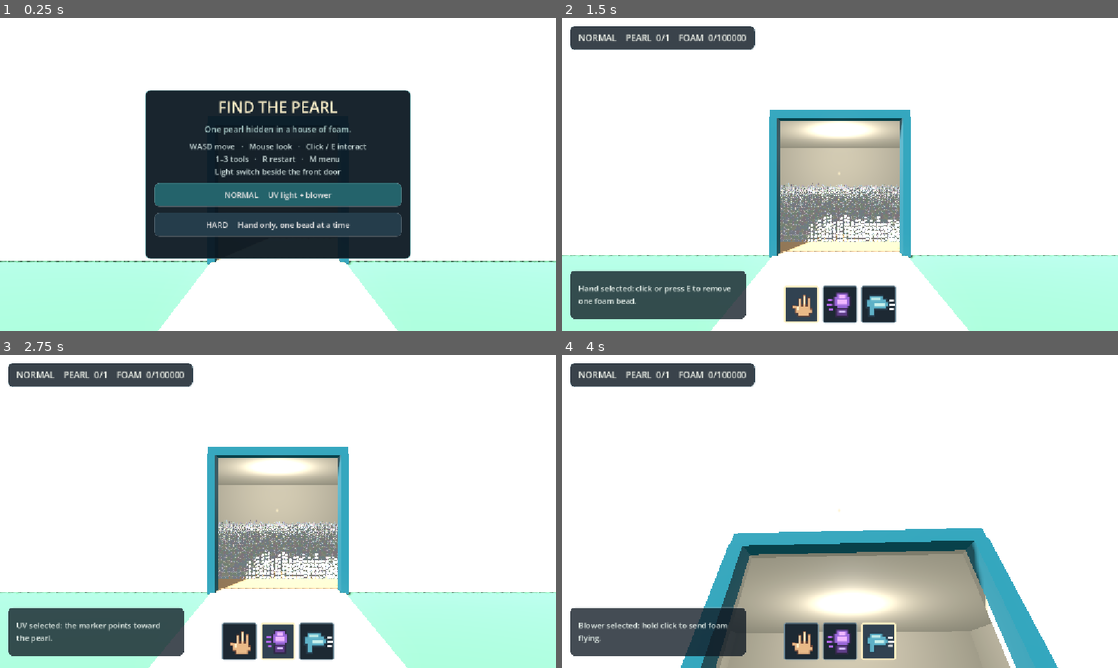
Above: before the commit, frames 1-4 (two rows, left to right).
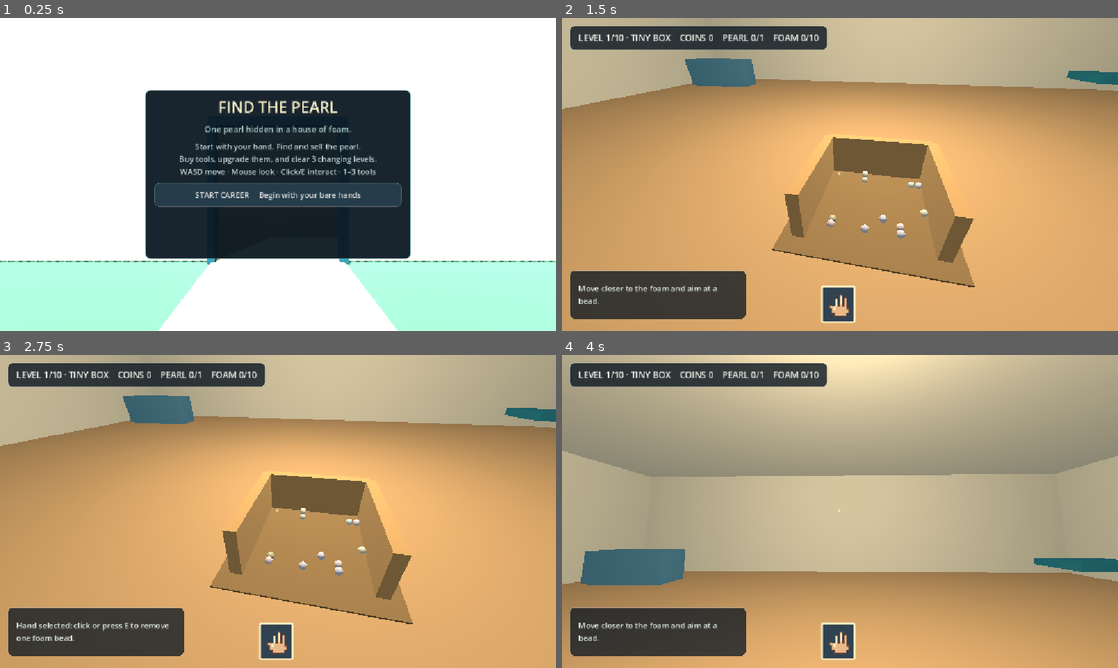
Above: after the commit, the same moments.

Repository: OuanEng/gay
Game: Godot game, scene res://house_main.tscn
Same seed, same stepped clock (60 frames per second), same inputs: the game is played once before the commit and once after it.
Inputs (mouse positions are in pixels of both pictures, inside the frame that each line leads up to):
- Up to frame 1 (0.25 s): no input
- Up to frame 2 (1.5 s): click (840, 193) at 0.5 s, where only the run before the commit has a clickable "NORMAL UV light + blower"; click (801, 305) at 1.27 s
- Up to frame 3 (2.75 s): click (278, 642) at 2.02 s
- Up to frame 4 (4 s): click (878, 642) at 2.77 s; tap Enter at 3.5 s; move the mouse to (867, 511) at 3.52 s; hold W from 3.53 s (still down); tap 2 at 3.6 s; click (867, 511) at 3.67 s; tap 3 at 3.8 s

The runs differ from the first frame. In frame 1, 7.9% of the frame differs, in the area x 27-73%, y 40-70%; in frame 2, 98%, in the area x 0-100%, y 0-100%; in frame 3, 97%; in frame 4, 97%.

Commit message:
Publish web build with GitHub Pages

Diff:
--- a/house_game.gd
+++ b/house_game.gd
@@ -1,9 +1,10 @@
 extends Node3D
 
 const PEARL_COUNT := 1
-const FOAM_COUNT := 100000
+const MAX_FOAM_COUNT := 100000
 const FOAM_RADIUS := 0.042
 const FOAM_DIAMETER := FOAM_RADIUS * 2.0
+const FOAM_BASE_Y := 0.09
 const FOAM_CELL_SIZE := 0.55
 const WALK_SPEED := 4.4
 const LOOK_SPEED := 0.0025
@@ -11,6 +12,7 @@
 var player: CharacterBody3D
 var view: Camera3D
 var foam_root: Node3D
+var stage_root: Node3D
 var pearls: Array[PhysicsBody3D] = []
 var foam_materials: Array[StandardMaterial3D] = []
 var foam_positions: Array[Vector3] = []
@@ -42,6 +44,15 @@
 var crosshair: Label
 var menu: VBoxContainer
 var menu_panel: PanelContainer
+var shop_panel: PanelContainer
+var shop_title: Label
+var shop_money: Label
+var sell_button: Button
+var buy_uv_button: Button
+var buy_blower_button: Button
+var upgrade_uv_button: Button
+var upgrade_blower_button: Button
+var next_level_button: Button
 var tools_bar: HBoxContainer
 var tool_buttons: Array[Button] = []
 var selected_tool := 0
@@ -60,6 +71,17 @@
 var blow_cooldown := 0.0
 var push_cooldown := 0.0
 var chain_time := 0.0
+var coins := 0
+var current_level := 1
+var pearl_sold := false
+var owns_uv := false
+var owns_blower := false
+var uv_level := 0
+var blower_level := 0
+var level_foam_counts := [10, 50, 200, 600, 1500, 4000, 10000, 25000, 50000, 100000]
+var level_values := [25, 45, 75, 110, 160, 230, 320, 450, 650, 1000]
+var level_names := ["TINY BOX", "BIG BOX", "BEDROOM", "PLAYROOM", "SMALL HOUSE", "TWO ROOMS", "FOAM HOUSE", "STORAGE", "FACTORY", "MEGA WAREHOUSE"]
+var current_foam_count := 10
 
 
 func _ready() -> void:
@@ -174,6 +196,9 @@
 	foam_root = Node3D.new()
 	foam_root.name = "FoamAndPearls"
 	add_child(foam_root)
+	stage_root = Node3D.new()
+	stage_root.name = "LevelLayout"
+	add_child(stage_root)
 
 
 func make_light_switch() -> void:
@@ -329,7 +354,7 @@
 	subtitle.add_theme_color_override("font_color", Color("a8c9c7"))
 	menu.add_child(subtitle)
 	var controls := Label.new()
-	controls.text = "WASD move   ·   Mouse look   ·   Click / E interact\n1–3 tools   ·   R restart   ·   M menu\nLight switch beside the front door"
+	controls.text = "Start with your hand. Find and sell the pearl.\nBuy tools, upgrade them, and clear 3 changing levels.\nWASD move · Mouse look · Click/E interact · 1–3 tools"
 	controls.horizontal_alignment = HORIZONTAL_ALIGNMENT_CENTER
 	controls.add_theme_font_size_override("font_size", 16)
 	controls.add_theme_color_override("font_color", Color("c7d8d7"))
@@ -341,13 +366,15 @@
 	normal_button.add_theme_stylebox_override("hover", ui_panel_style(Color("347c84")))
 	normal_button.pressed.connect(func(): start_round("normal"))
 	menu.add_child(normal_button)
+	normal_button.visible = false
 	var hard_button := Button.new()
-	hard_button.text = "HARD     Hand only, one bead at a time"
+	hard_button.text = "START CAREER     Begin with your bare hands"
 	hard_button.custom_minimum_size.y = 50.0
 	hard_button.add_theme_stylebox_override("normal", ui_panel_style(Color("253d4b")))
 	hard_button.add_theme_stylebox_override("hover", ui_panel_style(Color("365465")))
-	hard_button.pressed.connect(func(): start_round("hard"))
+	hard_button.pressed.connect(start_new_career)
 	menu.add_child(hard_button)
+	make_shop_ui(root)
 	tools_bar = HBoxContainer.new()
 	tools_bar.anchor_left = 0.5
 	tools_bar.anchor_right = 0.5
@@ -374,6 +401,49 @@
 	update_ui()
 
 
+func make_shop_ui(root: Control) -> void:
+	shop_panel = PanelContainer.new()
+	shop_panel.anchor_left = 0.5
+	shop_panel.anchor_right = 0.5
+	shop_panel.anchor_top = 0.5
+	shop_panel.anchor_bottom = 0.5
+	shop_panel.offset_left = -270.0
+	shop_panel.offset_right = 270.0
+	shop_panel.offset_top = -230.0
+	shop_panel.offset_bottom = 230.0
+	shop_panel.add_theme_stylebox_override("panel", ui_panel_style(Color(0.04, 0.09, 0.13, 0.96), Color("d6b86c")))
+	shop_panel.mouse_filter = Control.MOUSE_FILTER_STOP
+	root.add_child(shop_panel)
+	var shop := VBoxContainer.new()
+	shop.add_theme_constant_override("separation", 9)
+	shop_panel.add_child(shop)
+	shop_title = Label.new()
+	shop_title.horizontal_alignment = HORIZONTAL_ALIGNMENT_CENTER
+	shop_title.add_theme_font_size_override("font_size", 29)
+	shop_title.add_theme_color_override("font_color", Color("fff1bf"))
+	shop.add_child(shop_title)
+	shop_money = Label.new()
+	shop_money.horizontal_alignment = HORIZONTAL_ALIGNMENT_CENTER
+	shop_money.add_theme_font_size_override("font_size", 20)
+	shop.add_child(shop_money)
+	sell_button = shop_button(shop, "SELL PEARL", sell_pearl)
+	buy_uv_button = shop_button(shop, "BUY UV FLASHLIGHT — 50", buy_uv)
+	buy_blower_button = shop_button(shop, "BUY FOAM BLOWER — 120", buy_blower)
+	upgrade_uv_button = shop_button(shop, "UPGRADE UV RANGE — 100", upgrade_uv)
+	upgrade_blower_button = shop_button(shop, "UPGRADE BLOWER — 150", upgrade_blower)
+	next_level_button = shop_button(shop, "NEXT LEVEL", next_level)
+	shop_panel.visible = false
+
+
+func shop_button(parent: Control, text_value: String, callback: Callable) -> Button:
+	var button := Button.new()
+	button.text = text_value
+	button.custom_minimum_size.y = 44.0
+	button.pressed.connect(callback)
+	parent.add_child(button)
+	return button
+
+
 func show_modes() -> void:
 	playing = false
 	mode = ""
@@ -386,10 +456,22 @@
 	uv_flashlight.visible = false
 	result.text = ""
 	result_panel.visible = false
+	shop_panel.visible = false
 	message = ""
 	mouse_captured = false
 	Input.mouse_mode = Input.MOUSE_MODE_VISIBLE
 	update_ui()
+
+
+func start_new_career() -> void:
+	coins = 0
+	current_level = 1
+	pearl_sold = false
+	owns_uv = false
+	owns_blower = false
+	uv_level = 0
+	blower_level = 0
+	start_round("career")
 
 
 func start_round(chosen_mode: String) -> void:
@@ -412,6 +494,8 @@
 	foam_stack_columns.clear()
 	foam_stack_keys.clear()
 	mode = chosen_mode
+	pearl_sold = false
+	current_foam_count = level_foam_counts[current_level - 1]
 	found = 0
 	removed_foam = 0
 	selected_tool = 0
@@ -426,25 +510,27 @@
 	room_light_on = true
 	room_light.visible = true
 	update_light_switch()
-	player.position = Vector3(0.0, 0.1, 11.0)
+	build_level_layout()
+	var bounds := level_bounds()
+	player.position = Vector3(0.0, 0.1, minf(6.0, bounds.w + 1.2))
 	player.rotation = Vector3.ZERO
 	view.rotation = Vector3.ZERO
 	var rng := RandomNumberGenerator.new()
 	rng.randomize()
 	for i in PEARL_COUNT:
 		var spot := random_room_spot(rng)
-		var pearl_pos := Vector3(spot.x, FOAM_RADIUS, spot.y)
+		var pearl_pos := Vector3(spot.x, FOAM_BASE_Y, spot.y)
 		var pearl := add_pearl(pearl_pos, rng)
 		pearls.append(pearl)
 	var group_counts := [0, 0, 0, 0, 0]
-	for i in FOAM_COUNT:
+	for i in current_foam_count:
 		var spot := random_room_spot(rng)
 		var x := spot.x
 		var z := spot.y
 		var stack_key := Vector2i(floori(x / FOAM_DIAMETER), floori(z / FOAM_DIAMETER))
 		if not foam_stack_columns.has(stack_key):
 			foam_stack_columns[stack_key] = []
-		var height := FOAM_RADIUS + float(foam_stack_columns[stack_key].size()) * FOAM_DIAMETER
+		var height := FOAM_BASE_Y + float(foam_stack_columns[stack_key].size()) * FOAM_DIAMETER
 		x = (float(stack_key.x) + 0.5) * FOAM_DIAMETER
 		z = (float(stack_key.y) + 0.5) * FOAM_DIAMETER
 		foam_positions.append(Vector3(x, height, z))
@@ -470,26 +556,87 @@
 	hud_panel.visible = true
 	tools_bar.visible = true
 	hint_panel.visible = false
-	tool_buttons[1].visible = mode == "normal"
-	tool_buttons[2].visible = mode == "normal"
-	tools_bar.offset_left = -116.0 if mode == "normal" else -36.0
-	tools_bar.offset_right = 116.0 if mode == "normal" else 36.0
+	tool_buttons[1].visible = owns_uv
+	tool_buttons[2].visible = owns_blower
+	var visible_tools := 1 + int(owns_uv) + int(owns_blower)
+	tools_bar.offset_left = -40.0 * visible_tools
+	tools_bar.offset_right = 40.0 * visible_tools
 	crosshair.visible = true
 	result.text = ""
 	result_panel.visible = false
+	shop_panel.visible = false
+	apply_level_theme()
 	capture_mouse()
 	update_ui()
 
 
+func apply_level_theme() -> void:
+	var palettes := [
+		[Color("f8f2dd"), Color("d9edf2"), Color("f4dce5"), Color("e4e2f5"), Color("e2f0d8")],
+		[Color("cfe8e8"), Color("a9d6d2"), Color("f0d0a8"), Color("d8c7ef"), Color("bdd7c1")],
+		[Color("8b91a7"), Color("69788f"), Color("98768b"), Color("667a78"), Color("b08b68")]
+	]
+	var theme_index := (current_level - 1) % palettes.size()
+	for i in foam_materials.size():
+		foam_materials[i].albedo_color = palettes[theme_index][i]
+	room_light.light_color = [Color("fff1cf"), Color("c9f4ef"), Color("d6c4ff")][theme_index]
+	room_light.light_energy = maxf(1.8, 4.2 - float(current_level - 1) * 0.25)
+
+
 func random_room_spot(rng: RandomNumberGenerator) -> Vector2:
+	var bounds := level_bounds()
 	for attempt in 20:
-		var x := rng.randf_range(-8.45, 8.45)
-		var z := rng.randf_range(-8.45, 6.45)
+		var x := rng.randf_range(bounds.x, bounds.y)
+		var z := rng.randf_range(bounds.z, bounds.w)
 		var inside_sofa := x < -5.5 and z < -6.15
 		var inside_shelf := x > 7.6 and z > 0.45 and z < 3.55
 		if not inside_sofa and not inside_shelf:
 			return Vector2(x, z)
 	return Vector2.ZERO
+
+
+func level_bounds() -> Vector4:
+	var sizes := [0.65, 1.2, 2.2, 3.1, 4.1, 5.0, 6.0, 7.0, 7.8, 8.4]
+	var size: float = sizes[current_level - 1]
+	return Vector4(-size, size, -size, minf(size, 6.4))
+
+
+func build_level_layout() -> void:
+	for child in stage_root.get_children():
+		child.queue_free()
+	var bounds := level_bounds()
+	var width := bounds.y - bounds.x
+	var depth := bounds.w - bounds.z
+	var accent_colors := [Color("d8a86d"), Color("78aab4"), Color("b184aa"), Color("79a778")]
+	var accent: Color = accent_colors[(current_level - 1) % accent_colors.size()]
+	var floor_mesh := BoxMesh.new()
+	floor_mesh.size = Vector3(width + 0.35, 0.018, depth + 0.35)
+	var floor_visual := MeshInstance3D.new()
+	floor_visual.mesh = floor_mesh
+	# Keep the decorative level floor slightly above the house floor to prevent z-fighting.
+	floor_visual.position = Vector3(0.0, 0.039, (bounds.z + bounds.w) * 0.5)
+	floor_visual.material_override = make_material(accent.darkened(0.28))
+	stage_root.add_child(floor_visual)
+	# Early levels are literal boxes; later stages open into rooms, houses and warehouse lanes.
+	if current_level <= 4:
+		add_stage_wall(Vector3(bounds.x, 0.28, (bounds.z + bounds.w) * 0.5), Vector3(0.12, 0.55, depth), accent)
+		add_stage_wall(Vector3(bounds.y, 0.28, (bounds.z + bounds.w) * 0.5), Vector3(0.12, 0.55, depth), accent)
+		add_stage_wall(Vector3(0.0, 0.28, bounds.z), Vector3(width, 0.55, 0.12), accent)
+	elif current_level >= 6:
+		var lanes := mini(4, current_level - 4)
+		for lane in range(1, lanes):
+			var x := lerpf(bounds.x, bounds.y, float(lane) / float(lanes))
+			add_stage_wall(Vector3(x, 0.42, (bounds.z + bounds.w) * 0.5), Vector3(0.16, 0.84, depth * 0.62), accent)
+
+
+func add_stage_wall(position: Vector3, size: Vector3, color: Color) -> void:
+	var mesh := BoxMesh.new()
+	mesh.size = size
+	var visual := MeshInstance3D.new()
+	visual.mesh = mesh
+	visual.position = position
+	visual.material_override = make_material(color)
+	stage_root.add_child(visual)
 
 
 func add_pearl(position: Vector3, rng: RandomNumberGenerator) -> StaticBody3D:
@@ -556,7 +703,7 @@
 	for index in foam_stack_columns[key]:
 		if not foam_alive[index]:
 			continue
-		foam_rest_heights[index] = FOAM_RADIUS + float(layer) * FOAM_DIAMETER
+		foam_rest_heights[index] = FOAM_BASE_Y + float(layer) * FOAM_DIAMETER
 		if absf(foam_positions[index].y - foam_rest_heights[index]) > 0.005 and not foam_moving[index]:
 			foam_moving[index] = true
 			moving_indices.append(index)
@@ -581,7 +728,7 @@
 		foam_stack_columns[new_key] = []
 	foam_stack_columns[new_key].append(index)
 	foam_stack_keys[index] = new_key
-	foam_rest_heights[index] = FOAM_RADIUS + float(foam_stack_columns[new_key].size() - 1) * FOAM_DIAMETER
+	foam_rest_heights[index] = FOAM_BASE_Y + float(foam_stack_columns[new_key].size() - 1) * FOAM_DIAMETER
 
 
 func foam_near(position: Vector3, radius: float) -> Array[int]:
@@ -648,8 +795,8 @@
 		velocity.y += (foam_rest_heights[index] - foam_positions[index].y) * 9.0 * delta
 		velocity *= 0.94
 		var position := foam_positions[index] + velocity * delta
-		if position.y < FOAM_RADIUS:
-			position.y = FOAM_RADIUS
+		if position.y < FOAM_BASE_Y:
+			position.y = FOAM_BASE_Y
 			velocity.y = absf(velocity.y) * 0.48
 			velocity.x *= 0.82
 			velocity.z *= 0.82
@@ -746,9 +893,9 @@
 			update_ui()
 		elif event.keycode == KEY_1 and playing:
 			select_tool(0)
-		elif event.keycode == KEY_2 and playing and mode == "normal":
+		elif event.keycode == KEY_2 and playing and owns_uv:
 			select_tool(1)
-		elif event.keycode == KEY_3 and playing and mode == "normal":
+		elif event.keycode == KEY_3 and playing and owns_blower:
 			select_tool(2)
 		elif event.keycode == KEY_E and playing:
 			search_center()
@@ -780,7 +927,7 @@
 		message = "UV is scanning. Switch to your hand or blower to move foam."
 		update_ui()
 		return
-	if mode == "normal" and blower_on:
+	if owns_blower and blower_on:
 		blow_forward()
 		return
 	var foam_hit := ray_pick_foam(origin, direction, 3.2)
@@ -799,11 +946,7 @@
 		pearls.erase(bead)
 		message = "Pearl found! %d / %d" % [found, PEARL_COUNT]
 		if found == PEARL_COUNT:
-			playing = false
-			mouse_captured = false
-			Input.mouse_mode = Input.MOUSE_MODE_VISIBLE
-			result.text = "YOU FOUND EVERY PEARL!\nR: play again   M: choose mode"
-			result_panel.visible = true
+			open_shop()
 		bead.queue_free()
 	else:
 		message = "Move closer to the foam and aim at a bead."
@@ -850,9 +993,11 @@
 func blow_at(center: Vector3) -> void:
 	var affected := 0
 	var forward := -view.global_basis.z
-	for i in foam_near(center, 1.15):
+	var blow_radius := 1.15 + float(blower_level) * 0.35
+	var blow_power := 1.35 + float(blower_level) * 0.4
+	for i in foam_near(center, blow_radius):
 		var outward: Vector3 = (foam_positions[i] - center).normalized()
-		foam_velocities[i] += (forward * 0.75 + outward * 0.45 + Vector3.UP * 0.45) * 1.35
+		foam_velocities[i] += (forward * 0.75 + outward * 0.45 + Vector3.UP * 0.45) * blow_power
 		if not foam_moving[i]:
 			foam_moving[i] = true
 			moving_indices.append(i)
@@ -861,8 +1006,87 @@
 	update_ui()
 
 
+func open_shop() -> void:
+	playing = false
+	mouse_captured = false
+	Input.mouse_mode = Input.MOUSE_MODE_VISIBLE
+	tools_bar.visible = false
+	crosshair.visible = false
+	hint_panel.visible = false
+	shop_panel.visible = true
+	update_shop()
+
+
+func update_shop() -> void:
+	shop_title.text = "LEVEL %d COMPLETE\nTHE PEARL MARKET" % current_level
+	shop_money.text = "COINS   %d" % coins
+	sell_button.text = "SELL PEARL   +%d COINS" % level_values[current_level - 1]
+	sell_button.disabled = pearl_sold
+	buy_uv_button.visible = not owns_uv
+	buy_uv_button.disabled = coins < 50
+	buy_blower_button.visible = not owns_blower
+	buy_blower_button.disabled = coins < 120
+	upgrade_uv_button.visible = owns_uv and uv_level < 2
+	upgrade_uv_button.disabled = coins < 100
+	upgrade_blower_button.visible = owns_blower and blower_level < 2
+	upgrade_blower_button.disabled = coins < 150
+	next_level_button.disabled = not pearl_sold
+	next_level_button.text = "NEXT LEVEL  %d" % (current_level + 1) if current_level < 10 else "PLAY FINAL LEVEL AGAIN"
+
+
+func sell_pearl() -> void:
+	if pearl_sold:
+		return
+	coins += level_values[current_level - 1]
+	pearl_sold = true
+	update_shop()
+
+
+func buy_uv() -> void:
+	if coins < 50 or owns_uv:
+		return
+	coins -= 50
+	owns_uv = true
+	uv_level = 1
+	update_shop()
+
+
+func buy_blower() -> void:
+	if coins < 120 or owns_blower:
+		return
+	coins -= 120
+	owns_blower = true
+	blower_level = 1
+	update_shop()
+
+
+func upgrade_uv() -> void:
+	if coins < 100 or not owns_uv or uv_level >= 2:
+		return
+	coins -= 100
+	uv_level += 1
+	update_shop()
+
+
+func upgrade_blower() -> void:
+	if coins < 150 or not owns_blower or blower_level >= 2:
+		return
+	coins -= 150
+	blower_level += 1
+	update_shop()
+
+
+func next_level() -> void:
+	if not pearl_sold:
+		return
+	current_level = mini(10, current_level + 1)
+	start_round("career")
+
+
 func select_tool(index: int) -> void:
-	if mode == "hard" and index != 0:
+	if index == 1 and not owns_uv:
+		return
+	if index == 2 and not owns_blower:
 		return
 	selected_tool = index
 	uv_on = index == 1
@@ -888,13 +1112,15 @@
 		return
 	var nearest: PhysicsBody3D = pearls[0]
 	var visual: MeshInstance3D = nearest.get_child(0)
-	if not playing or (not secret_vision and (mode != "normal" or not uv_on)):
+	if not playing or (not secret_vision and not uv_on):
 		visual.material_override = pearl_material
 		uv_found = false
 		return
 	var direction := nearest.global_position - view.global_position
 	var distance := direction.length()
-	var aimed := distance < 1.9 and (-view.global_basis.z).dot(direction.normalized()) > cos(deg_to_rad(9.0))
+	var uv_range := 1.9 + float(maxi(0, uv_level - 1)) * 0.8
+	uv_flashlight.spot_range = uv_range
+	var aimed := distance < uv_range and (-view.global_basis.z).dot(direction.normalized()) > cos(deg_to_rad(9.0))
 	var uv_caught := uv_on and aimed and pearl_fully_visible(view.global_position, nearest.global_position)
 	var highlighted := secret_vision or uv_caught
 	visual.material_override = pearl_glow_material if highlighted else pearl_material
@@ -929,7 +1155,7 @@
 func update_ui() -> void:
 	if hud == null:
 		return
-	hud.text = "%s    PEARL  %d/%d    FOAM  %s/%s" % [mode.to_upper(), found, PEARL_COUNT, str(removed_foam), str(FOAM_COUNT)]
+	hud.text = "LEVEL %d/10 · %s    COINS %d    PEARL %d/%d    FOAM %s/%s" % [current_level, level_names[current_level - 1], coins, found, PEARL_COUNT, str(removed_foam), str(current_foam_count)]
 	hint.text = message
 	hint_panel.visible = playing and not message.is_empty()
 	for i in tool_buttons.size():
Binary file added: docs/pearl.apple-touch-icon.png
Not shown, added: docs/pearl.apple-touch-icon.png.import
Binary file added: docs/pearl.icon.png
Not shown, added: docs/pearl.icon.png.import
Not shown, added: export_presets.cfg
Not shown, changed: .gitignore
Not shown, changed: README.md
Not shown, added: docs/.nojekyll
Not shown, added: docs/index.html
Not shown, added: docs/pearl.audio.position.worklet.js
Not shown, added: docs/pearl.audio.worklet.js
Not shown, added: docs/pearl.js
(and 2 more such lines)
